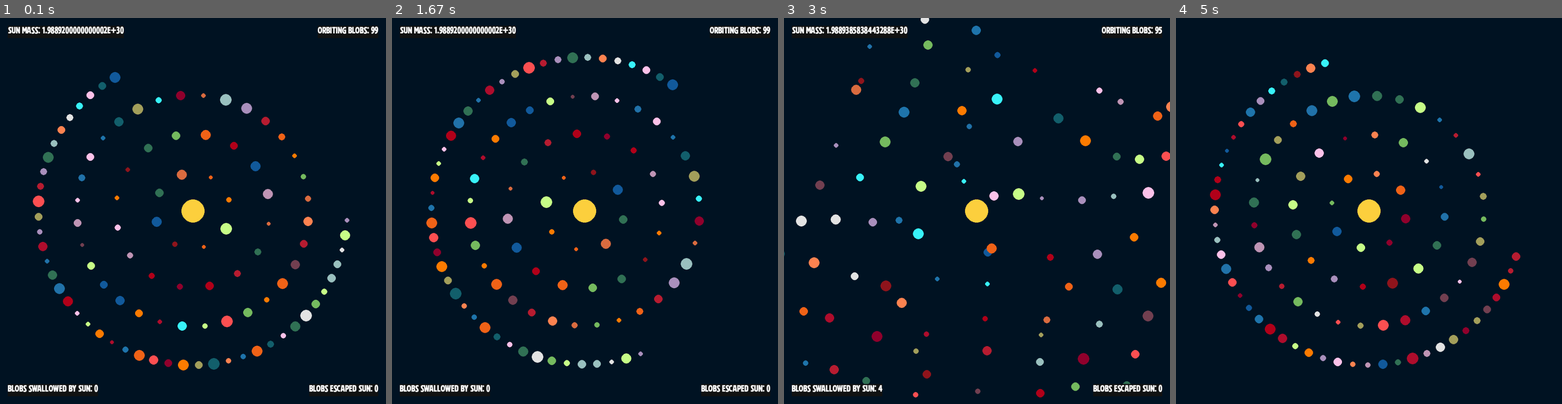
Above: before the commit, frames 1-4 (left to right).
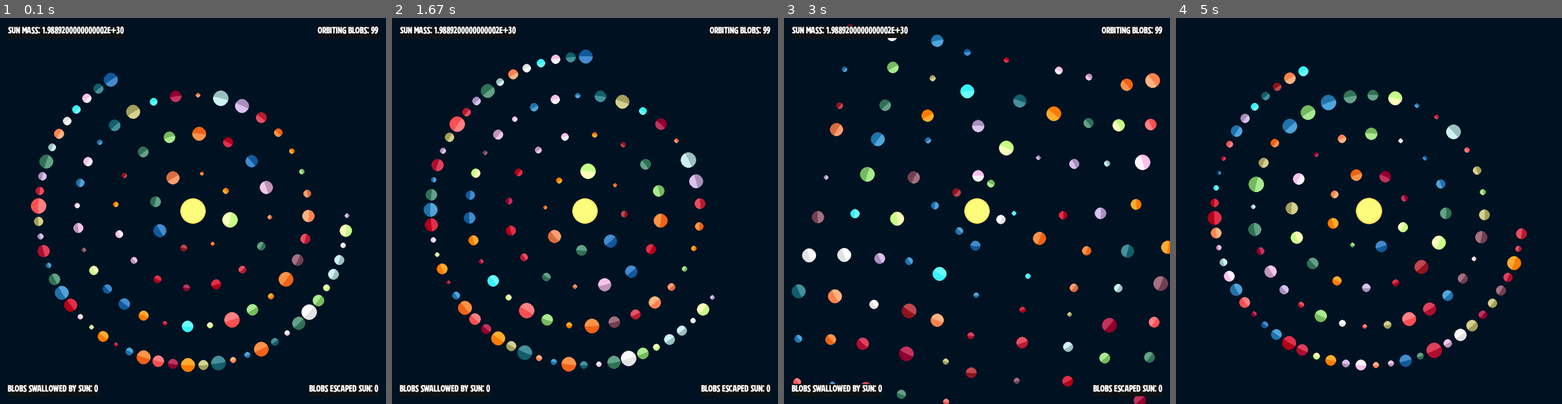
Above: after the commit, the same moments.

Repository: jmottster/newton
Game: pygame game, started from main.py
The game is run twice, just before and just after one commit, with the same random seed, the same clock (stepped at 60 frames per second) and the same inputs.
Inputs:
- Up to frame 1 (0.1 s): no input
- Up to frame 2 (1.67 s): hold D 0.33-0.8 s; hold W 0.83-1.3 s; hold D from 1.33 s (still down)
- Up to frame 3 (3 s): release D at 1.8 s; hold A 1.83-2.37 s; hold S 2.4-2.87 s; hold A from 2.9 s (still down)
- Up to frame 4 (5 s): release A at 3.37 s; hold W 3.4-3.87 s; hold D 3.9-4.53 s; hold S from 4.57 s (still down)

The runs differ from the first frame. In frame 1, 7.2% of the frame differs, in the area x 8-92%, y 14-92%; in frame 2, 7.8%; in frame 3, 8.7%, in the area x 0-100%, y 0-100%; in frame 4, 8.0%.

Commit message:
Added blob shading!

Diff:
--- a/blob_plotter.py
+++ b/blob_plotter.py
@@ -190,13 +190,14 @@
                     self.blobs_escaped += 1
                 self.blobs.remove(blob)
                 continue
-            x, y = blob.x * SCALE, blob.y * SCALE
-            pygame.draw.circle(
-                screen,
-                blob.color,
-                (x, y),
-                blob.radius,
-            )
+            blob.draw(screen)
+            # x, y = blob.x * SCALE, blob.y * SCALE
+            # pygame.draw.circle(
+            #     screen,
+            #     blob.color,
+            #     (x, y),
+            #     blob.radius,
+            # )
             # Uncomment for writting lables on blobs
             # mass_text = blob_font.render(f"{blob.name}", 1, (255, 255, 255), (0, 0, 0))
             # screen.blit(
--- a/globals.py
+++ b/globals.py
@@ -24,7 +24,7 @@
 SCALE_FACTOR = 500  # Number of pixles to equal 1 AU
 SCALE = SCALE_FACTOR / AU  # 1 AU = SCALE_FACTOR pixels
 FRAME_RATE = 60  # there are FRAME_RATE frames per second
-TIMESCALE = 3600 * 12  # elapsed time per frame, in seconds
+TIMESCALE = 3600 * 6  # elapsed time per frame, in seconds
 SCREEN_SIZE = 1000  # Height and width of screen (square is best for orbits)
 SCALED_SCREEN_SIZE = (SCREEN_SIZE / SCALE_FACTOR) * AU  # Real height and width in AU
 BACKGROUND_COLOR = (0, 21, 36)  # screen background color
@@ -37,7 +37,7 @@
 # Vars for creating blobs somewhat randomly
 NUM_BLOBS = 100
 MIN_RADIUS = 5
-MAX_RADIUS = 15
+MAX_RADIUS = 20
 START_PERFECT_ORBIT = True  # If true all blobs will start
 # with a perfect orbital velocity
 SQUARE_BLOB_PLOTTER = False  # Plot blobs in a square grid to start
--- a/massive_blob.py
+++ b/massive_blob.py
@@ -6,7 +6,8 @@
 by Jason Mott, copyright 2024
 """
 
-import math
+import math, random
+import pygame
 from globals import *
 
 __author__ = "Jason Mott"
@@ -74,6 +75,25 @@
         self.dead = False
         self.swallowed = False
         self.escaped = False
+        self.blob_suface = BlobSurface(radius, color)
+
+    def draw(self, screen):
+        x = self.x * SCALE
+        y = self.y * SCALE
+
+        if self.name != CENTER_BLOB_NAME:
+            self.blob_suface.draw(screen, (x, y))
+        else:
+            pygame.draw.circle(screen, self.color, (x, y), self.radius)
+
+            sun_radius = self.radius + random.randint(1, 4)
+            surf = pygame.Surface((sun_radius * 2, sun_radius * 2))
+            pygame.draw.circle(surf, self.color, (sun_radius, sun_radius), sun_radius)
+            screen.blit(
+                surf,
+                (500 - sun_radius, 500 - sun_radius),
+                special_flags=pygame.BLEND_RGB_ADD,
+            )
 
     def advance(self):
         # Advace x by velocity (one frame, with TIMESTEP elapsed time)
@@ -186,3 +206,101 @@
             # If out of Sun's gravitational range, kill it
             blob.dead = True
             blob.escaped = True
+
+
+class BlobSurface(pygame.Surface):
+    def __init__(self, radius, color):
+        pygame.Surface.__init__(self, (radius * 2, radius * 2))
+        self.position = (0, 0)
+        self.radius = radius
+        self.rect = pygame.Rect(self.position, (radius * 2, radius * 2))
+        self.color = color
+        self.parent_blob = self.create_blob()
+        self.center_blob_pos = (SCREEN_SIZE / 2, SCREEN_SIZE / 2)
+        self.shade_radius = radius * 10
+        self.shade_flag_light = pygame.BLEND_RGB_ADD
+        self.shade_flag_dark = pygame.BLEND_RGB_SUB
+        self.shade_colorkey = (0, 0, 0)
+        self.shade_color = (50, 50, 50)
+        self.shade = None
+        self.alpha_image = None
+        self.mask_image = None
+        self.create_alpha_image()
+        self.create_mask()
+        self.create_shade()
+
+    def get_rect(self):
+        return self.rect
+
+    def create_blob(self):
+        pygame.draw.circle(self, self.color, (self.radius, self.radius), self.radius)
+
+    def create_shade(self):
+        self.shade = pygame.Surface((self.shade_radius * 2, self.shade_radius * 2))
+        pygame.draw.circle(
+            self.shade,
+            self.shade_color,
+            (self.shade_radius, self.shade_radius),
+            self.shade_radius,
+        )
+        self.shade.set_colorkey(self.shade_colorkey)
+
+    def create_alpha_image(self):
+        self.alpha_image = self.subsurface(
+            pygame.Rect(0, 0, self.radius * 2, self.radius * 2)
+        ).convert_alpha()
+
+    def create_mask(self):
+        self.mask_image = pygame.Surface(self.alpha_image.get_size(), pygame.SRCALPHA)
+
+        pygame.draw.circle(
+            self.mask_image,
+            (255, 255, 255, 255),
+            (self.radius, self.radius),
+            self.radius,
+        )
+
+    def get_shaded_blob(self):
+        self.create_alpha_image()
+
+        offset = self.get_lighting_direction()
+
+        self.alpha_image.blit(
+            self.shade,
+            (
+                -(self.shade_radius - self.radius) + offset[0],
+                -(self.shade_radius - self.radius) + offset[1],
+            ),
+            special_flags=self.shade_flag_light,
+        )
+
+        self.alpha_image.blit(
+            self.mask_image, (0, 0), special_flags=pygame.BLEND_RGBA_MIN
+        )
+
+        return self.alpha_image
+
+    def get_lighting_direction(self):
+        x1 = self.position[0]
+        y1 = self.position[1]
+        x2 = self.center_blob_pos[0]
+        y2 = self.center_blob_pos[1]
+
+        dx = x2 - x1
+        dy = y2 - y1
+
+        theta = math.atan2(dy, dx)
+
+        x = self.shade_radius * math.cos(theta)
+        y = self.shade_radius * math.sin(theta)
+
+        return (x, y)
+
+    def draw(self, screen, pos=None):
+        if pos is not None:
+            self.position = pos
+
+        screen.blit(
+            self.get_shaded_blob(),
+            (self.position[0] - self.radius, self.position[1] - self.radius),
+        )
